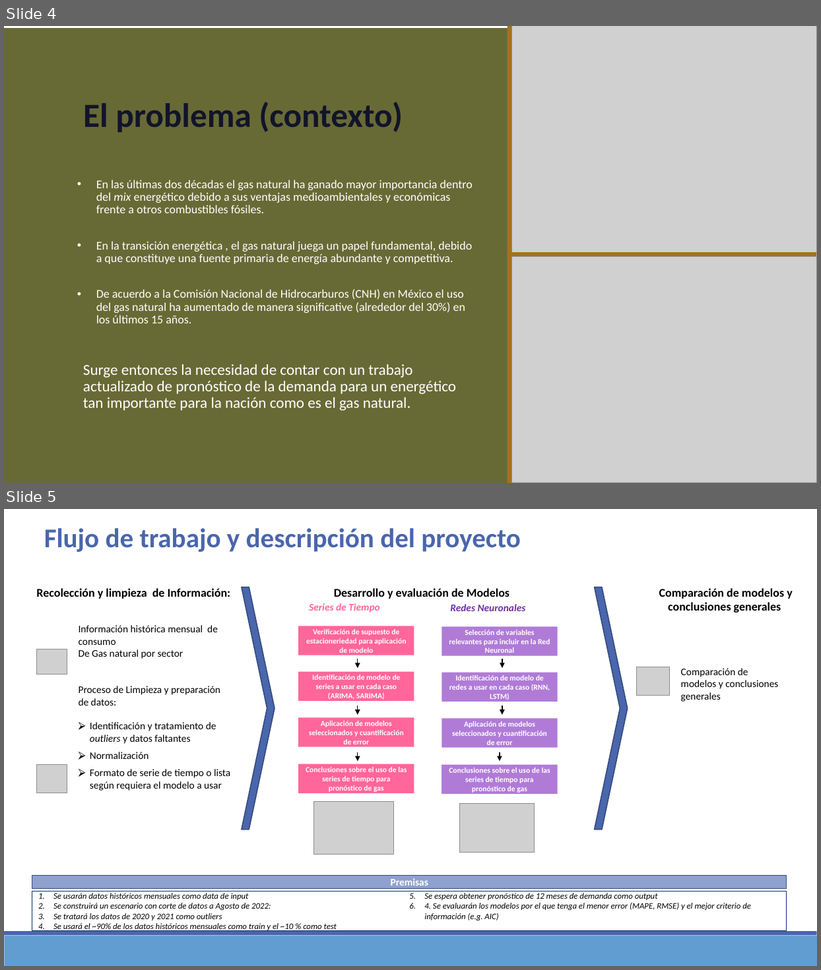
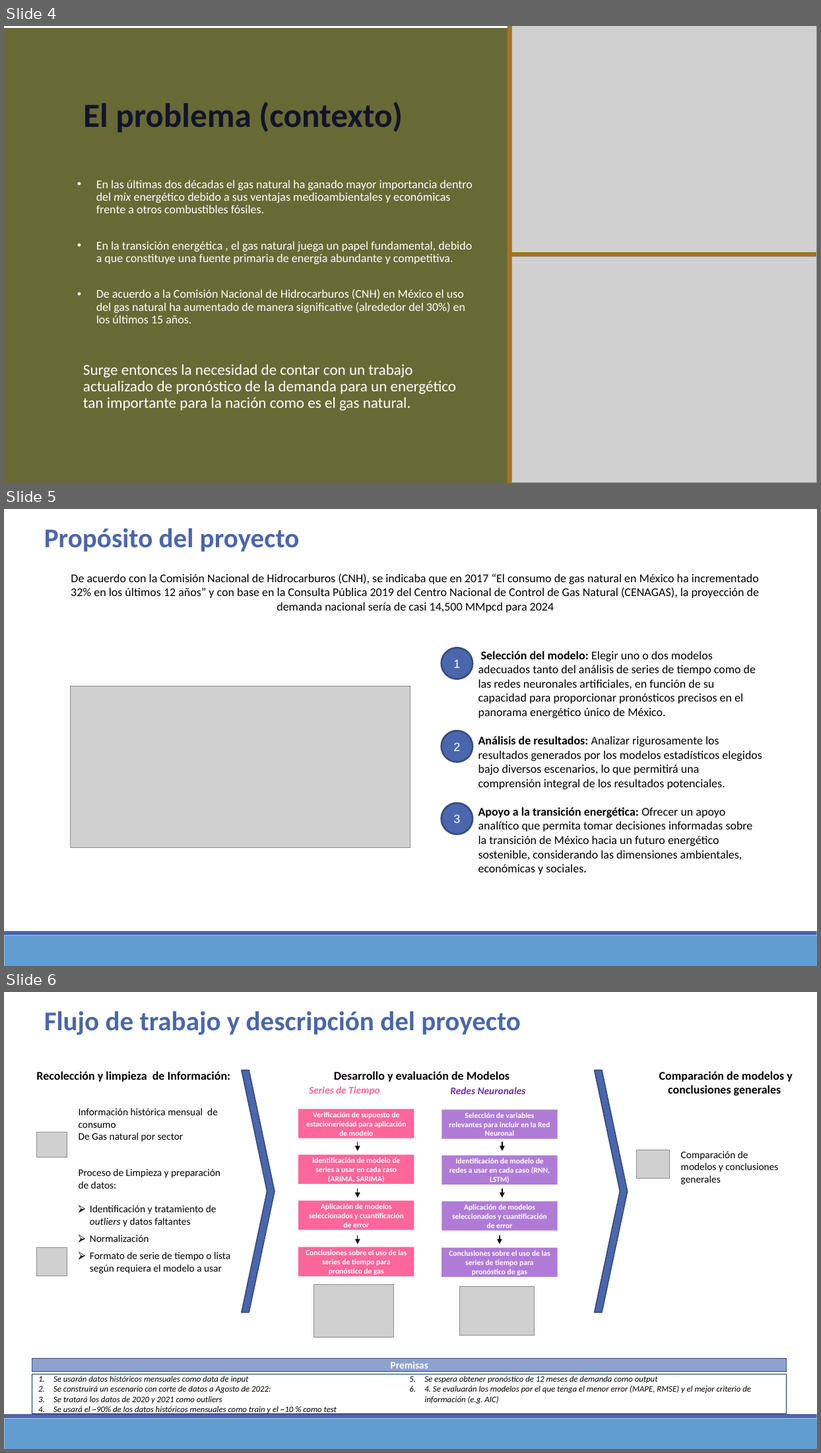
Before and after one commit to Sergio-Ibarra-1795/Diplomado_UNAM_DC_Full_gitHub, a slide deck: Diplomado_DS_Proyecto_Final/Proyecto_final_Diplomado_DS_UNAM_v1.pptx. Shown one above the other, each under a label of ours: slides 4 and 5 before the commit, slides 4, 5 and 6 after it. The pictures are 821x970 and 821x1453 pixels, drawn with LibreOffice and Linux fonts; fonts in the diff are those of the drawing; grey boxes stand for pictures. Boxes give left, top, right and bottom in pixels: in the first picture for what was removed or moved away, otherwise in the second. Text is boxed around its words. In the diff, an @@ line names an element or a change of style, - is before the commit and + after.

```diff
--- a/Diplomado_DS_Proyecto_Final/Proyecto_final_Diplomado_DS_UNAM_v1.pptx
+++ b/Diplomado_DS_Proyecto_Final/Proyecto_final_Diplomado_DS_UNAM_v1.pptx
@@ slide 5 added at box(4, 509, 817, 966), background #FFFFFF; not listed: 2 template elements that a slide beside it also shows @@
@@ text added at box(44, 528, 300, 552), 32 pt, text #4A66AC, bold @@
+  Propósito del proyecto
@@ text added at box(71, 574, 759, 613), 14 pt, text #000000 @@
+De acuerdo con la Comisión Nacional de Hidrocarburos (CNH), se indicaba que en 2017 “El consumo de gas natural en México ha incrementado 32% en los últimos 12 años” y con base en la Consulta Pública 2019 del Centro Nacional de Control de Gas Natural (CENAGAS), la proyección de demanda nacional sería de casi 14,500 MMpcd para 2024
@@ ellipse added at box(442, 648, 473, 679), fill #4A66AC, outline #374B7F 2 pt, 14 pt, text #FFFFFF @@
+1
@@ text added at box(479, 651, 762, 875), 14 pt, text #000000 @@
+Selección del modelo: Elegir uno o dos modelos adecuados tanto del análisis de series de tiempo como de las redes neuronales artificiales, en función de su capacidad para proporcionar pronósticos precisos en el panorama energético único de México.
+Análisis de resultados: Analizar rigurosamente los resultados generados por los modelos estadísticos elegidos bajo diversos escenarios, lo que permitirá una comprensión integral de los resultados potenciales.
+Apoyo a la transición energética: Ofrecer un apoyo analítico que permita tomar decisiones informadas sobre la transición de México hacia un futuro energético sostenible, considerando las dimensiones ambientales, económicas y sociales.
@@ picture added at box(70, 687, 411, 848) @@
@@ ellipse added at box(442, 731, 473, 762), fill #4A66AC, outline #374B7F 2 pt, 14 pt, text #FFFFFF @@
+2
@@ ellipse added at box(442, 803, 473, 835), fill #4A66AC, outline #374B7F 2 pt, 14 pt, text #FFFFFF @@
+3
@@ what was slide 5 is now slide 6 @@
```
Also in this commit, not shown: 2 slides changed, 1 other slide added, 4 other files.
